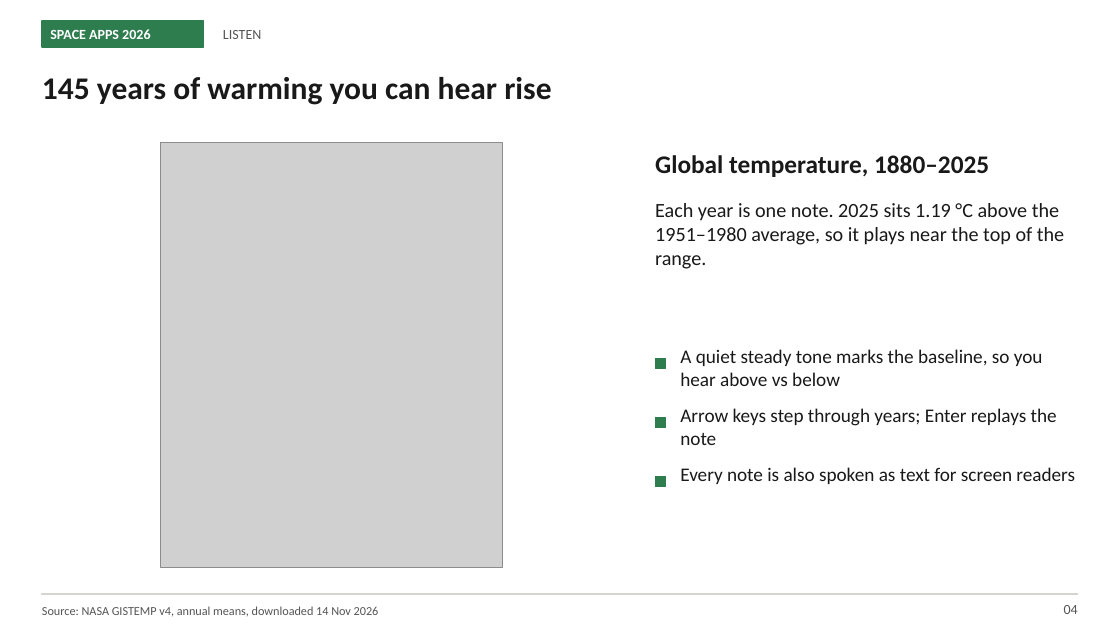
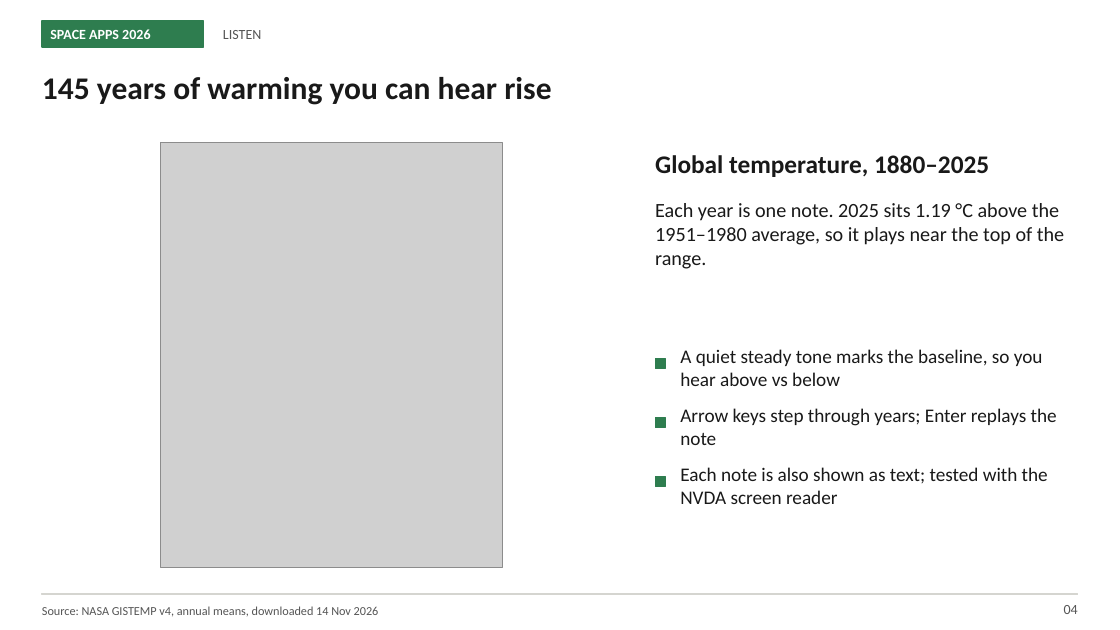
Before and after one commit to 22vania/nasa-challenge, a slide deck: slide 4 of demo/Earthtone-demo.pptx. Drawn at 1120x630 pixels with LibreOffice and Linux fonts; fonts in the diff are those of the drawing; grey boxes stand for pictures. Boxes give left, top, right and bottom in pixels: in the first picture for what was removed or moved away, otherwise in the second. Text is boxed around its words. In the diff, an @@ line names an element or a change of style, - is before the commit and + after.

```diff
--- a/demo/Earthtone-demo.pptx
+++ b/demo/Earthtone-demo.pptx
@@ text at box(680, 467, 1048, 504): text changed @@
-Every note is also spoken as text for screen readers
+Each note is also shown as text; tested with the NVDA screen reader
```
Also in this commit, not shown: 1 other slide changed, 1 other file.
